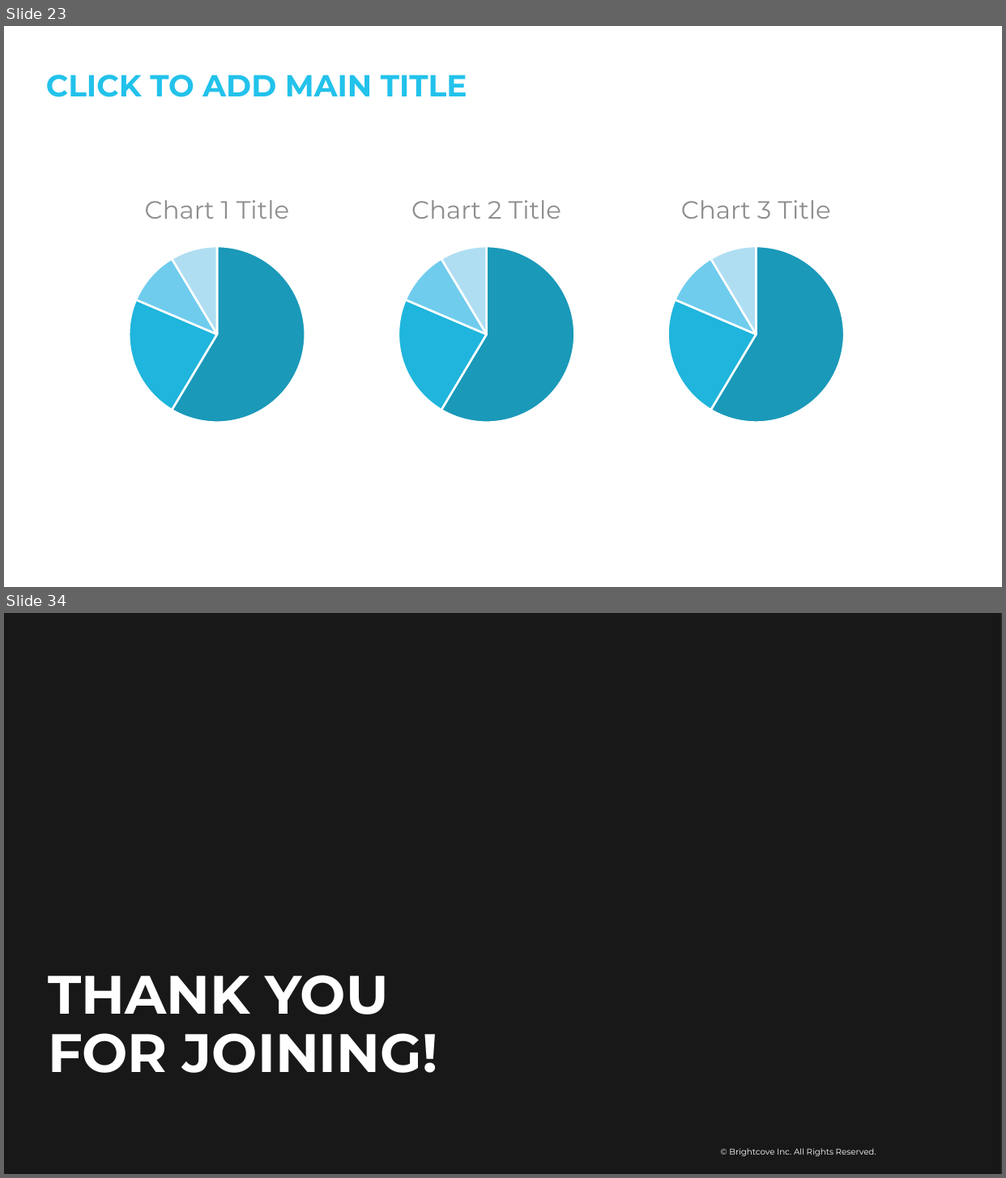
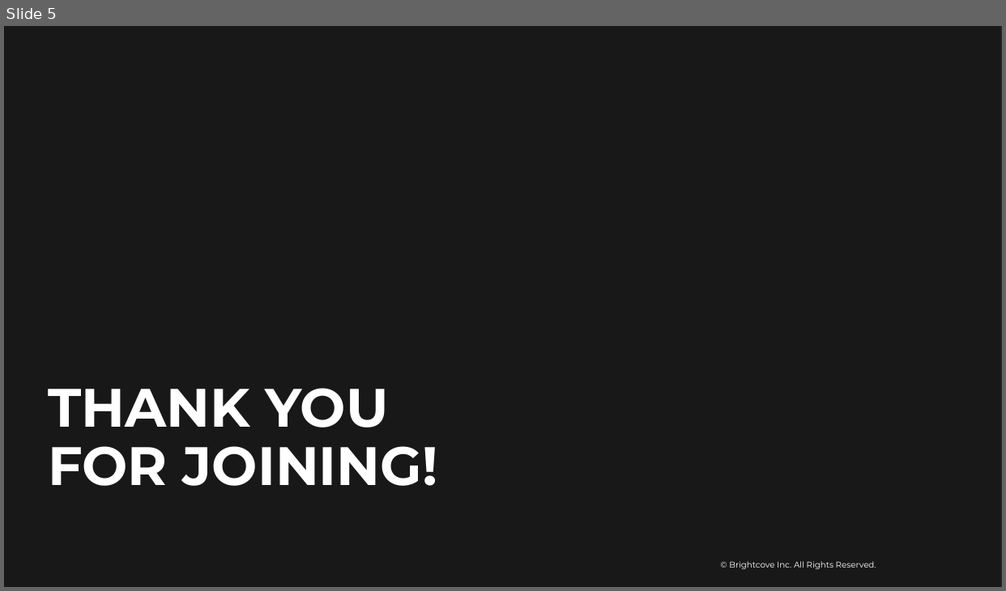
Before and after one commit to BrightcoveLearning/BCL-LearningSamples, a slide deck: _beacon-self-service/documentation-plan2.pptx. Shown one above the other, each under a label of ours: slides 23 and 34 before the commit, slide 5 after it; the slides between them are not shown. The pictures are 1006x1178 and 1006x591 pixels, drawn with LibreOffice and Linux fonts; fonts in the diff are those of the drawing; background and template pictures are left out; a plain dark background stands for a picture behind light text. Boxes give left, top, right and bottom in pixels: in the first picture for what was removed or moved away, otherwise in the second. Text is boxed around its words. In the diff, an @@ line names an element or a change of style, - is before the commit and + after.

```diff
--- a/_beacon-self-service/documentation-plan2.pptx
+++ b/_beacon-self-service/documentation-plan2.pptx
@@ slide 23 removed at <box>4,26,1002,587</box>, background #FFFFFF @@
@@ title removed at <box>46,75,467,97</box> @@
-CLICK TO ADD MAIN TITLE
@@ pie chart removed at <box>22,177,411,436</box> @@
-title "Chart 1 Title "
-categories: 1, 2, 3, 4
-Series 1: 59, 23, 10, 9
-Series 2: 20, 35, 6, 39
@@ pie chart removed at <box>292,177,682,436</box> @@
-title "Chart 2 Title "
-categories: 1, 2, 3, 4
-Series 1: 59, 23, 10, 9
-Series 2: 20, 35, 6, 39
@@ pie chart removed at <box>562,177,951,436</box> @@
-title "Chart 3 Title "
-categories: 1, 2, 3, 4
-Series 1: 59, 23, 10, 9
-Series 2: 20, 35, 6, 39
@@ what was slide 34 is now slide 5 @@
```
Also in this commit, not shown: 28 other slides removed, 2 other files.
